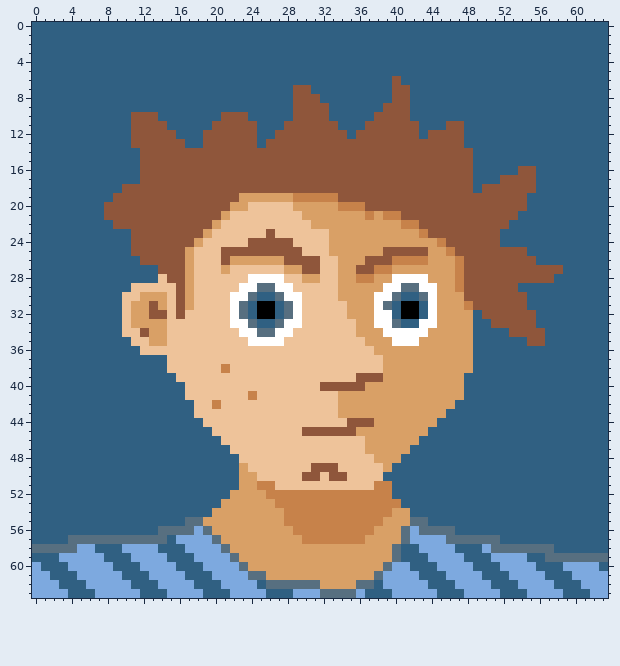
Edited in one commit: pixel-art sprite (Portrait2.png). The picture above is the old version.
The file is 64x64 pixels.
After the commit:
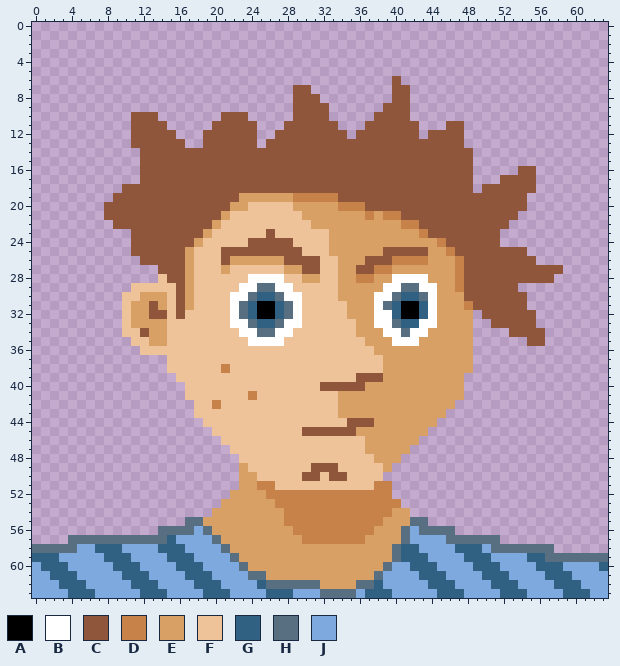
Palette (. is transparent): A #000000  B #ffffff  C #8f563b  D #c7824a  E #d9a066  F #eec39a  G #306082  H #576f80  J #7da9df
Changes in this commit:
y 0..5: x 0..63 GGGGGGGGGGGGGGGGGGGGGGGGGGGGGGGGGGGGGGGGGGGGGGGGGGGGGGGGGGGGGGGG -> ................................................................
y 6: x 0..39 GGGGGGGGGGGGGGGGGGGGGGGGGGGGGGGGGGGGGGGG -> ........................................; x 41..63 GGGGGGGGGGGGGGGGGGGGGGG -> .......................
y 7: x 0..28 GGGGGGGGGGGGGGGGGGGGGGGGGGGGG -> .............................; x 31..39 GGGGGGGGG -> .........; x 42..63 GGGGGGGGGGGGGGGGGGGGGG -> ......................
y 8: x 0..28 GGGGGGGGGGGGGGGGGGGGGGGGGGGGG -> .............................; x 32..39 GGGGGGGG -> ........; x 42..63 GGGGGGGGGGGGGGGGGGGGGG -> ......................
y 9: x 0..28 GGGGGGGGGGGGGGGGGGGGGGGGGGGGG -> .............................; x 33..38 GGGGGG -> ......; x 42..63 GGGGGGGGGGGGGGGGGGGGGG -> ......................
y 10: x 0..10 GGGGGGGGGGG -> ...........; x 14..20 GGGGGGG -> .......; x 24..28 GGGGG -> .....; x 33..37 GGGGG -> .....; x 42..63 GGGGGGGGGGGGGGGGGGGGGG -> ......................
y 11: x 0..10 GGGGGGGGGGG -> ...........; x 15..19 GGGGG -> .....; x 25..27 GGG -> ...; x 34..36 GGG -> ...; x 43..45 GGG -> ...; x 48..63 GGGGGGGGGGGGGGGG -> ................
y 12: x 0..10 GGGGGGGGGGG -> ...........; x 16..18 GGG -> ...; x 25..26 GG -> ..; x 35 G -> .; x 43 G -> .; x 48..63 GGGGGGGGGGGGGGGG -> ................
y 13: x 0..10 GGGGGGGGGGG -> ...........; x 17..18 GG -> ..; x 25 G -> .; x 48..63 GGGGGGGGGGGGGGGG -> ................
y 14..15: x 0..11 GGGGGGGGGGGG -> ............; x 49..63 GGGGGGGGGGGGGGG -> ...............
y 16: x 0..11 GGGGGGGGGGGG -> ............; x 49..53 GGGGG -> .....; x 56..63 GGGGGGGG -> ........
y 17: x 0..11 GGGGGGGGGGGG -> ............; x 49..51 GGG -> ...; x 56..63 GGGGGGGG -> ........
y 18: x 0..9 GGGGGGGGGG -> ..........; x 49 G -> .; x 56..63 GGGGGGGG -> ........
y 19: x 0..8 GGGGGGGGG -> .........; x 55..63 GGGGGGGGG -> .........
y 20: x 0..7 GGGGGGGG -> ........; x 55..63 GGGGGGGGG -> .........
y 21: x 0..7 GGGGGGGG -> ........; x 54..63 GGGGGGGGGG -> ..........
y 22: x 0..8 GGGGGGGGG -> .........; x 53..63 GGGGGGGGGGG -> ...........
y 23..24: x 0..10 GGGGGGGGGGG -> ...........; x 52..63 GGGGGGGGGGGG -> ............
y 25: x 0..10 GGGGGGGGGGG -> ...........; x 55..63 GGGGGGGGG -> .........
y 26: x 0..11 GGGGGGGGGGGG -> ............; x 56..63 GGGGGGGG -> ........
y 27: x 0..13 GGGGGGGGGGGGGG -> ..............; x 59..63 GGGGG -> .....
y 28: x 0..13 GGGGGGGGGGGGGG -> ..............; x 58..63 GGGGGG -> ......
y 29: x 0..10 GGGGGGGGGGG -> ...........; x 54..63 GGGGGGGGGG -> ..........
y 30..31: x 0..9 GGGGGGGGGG -> ..........; x 55..63 GGGGGGGGG -> .........
y 32: x 0..9 GGGGGGGGGG -> ..........; x 49 G -> .; x 56..63 GGGGGGGG -> ........
y 33: x 0..9 GGGGGGGGGG -> ..........; x 49..50 GG -> ..; x 56..63 GGGGGGGG -> ........
y 34: x 0..9 GGGGGGGGGG -> ..........; x 41 B -> H; x 49..52 GGGG -> ....; x 57..63 GGGGGGG -> .......
y 35: x 0..10 GGGGGGGGGGG -> ...........; x 49..54 GGGGGG -> ......; x 57..63 GGGGGGG -> .......
y 36: x 0..11 GGGGGGGGGGGG -> ............; x 49..63 GGGGGGGGGGGGGGG -> ...............
y 37..38: x 0..14 GGGGGGGGGGGGGGG -> ...............; x 49..63 GGGGGGGGGGGGGGG -> ...............
y 39: x 0..15 GGGGGGGGGGGGGGGG -> ................; x 48..63 GGGGGGGGGGGGGGGG -> ................
y 40..41: x 0..16 GGGGGGGGGGGGGGGGG -> .................; x 48..63 GGGGGGGGGGGGGGGG -> ................
y 42: x 0..17 GGGGGGGGGGGGGGGGGG -> ..................; x 47..63 GGGGGGGGGGGGGGGGG -> .................
y 43: x 0..17 GGGGGGGGGGGGGGGGGG -> ..................; x 46..63 GGGGGGGGGGGGGGGGGG -> ..................
y 44: x 0..18 GGGGGGGGGGGGGGGGGGG -> ...................; x 45..63 GGGGGGGGGGGGGGGGGGG -> ...................
y 45: x 0..19 GGGGGGGGGGGGGGGGGGGG -> ....................; x 44..63 GGGGGGGGGGGGGGGGGGGG -> ....................
y 46: x 0..20 GGGGGGGGGGGGGGGGGGGGG -> .....................; x 43..63 GGGGGGGGGGGGGGGGGGGGG -> .....................
y 47: x 0..21 GGGGGGGGGGGGGGGGGGGGGG -> ......................; x 42..63 GGGGGGGGGGGGGGGGGGGGGG -> ......................
y 48: x 0..22 GGGGGGGGGGGGGGGGGGGGGGG -> .......................; x 41..63 GGGGGGGGGGGGGGGGGGGGGGG -> .......................
y 49: x 0..22 GGGGGGGGGGGGGGGGGGGGGGG -> .......................; x 40..63 GGGGGGGGGGGGGGGGGGGGGGGG -> ........................
y 50: x 0..22 GGGGGGGGGGGGGGGGGGGGGGG -> .......................; x 39..63 GGGGGGGGGGGGGGGGGGGGGGGGG -> .........................
y 51: x 0..22 GGGGGGGGGGGGGGGGGGGGGGG -> .......................; x 40..63 GGGGGGGGGGGGGGGGGGGGGGGG -> ........................
y 52: x 0..21 GGGGGGGGGGGGGGGGGGGGGG -> ......................; x 40..63 GGGGGGGGGGGGGGGGGGGGGGGG -> ........................
y 53: x 0..20 GGGGGGGGGGGGGGGGGGGGG -> .....................; x 41..63 GGGGGGGGGGGGGGGGGGGGGGG -> .......................
y 54: x 0..19 GGGGGGGGGGGGGGGGGGGG -> ....................; x 42..63 GGGGGGGGGGGGGGGGGGGGGG -> ......................
y 55: x 0..16 GGGGGGGGGGGGGGGGG -> .................; x 44..63 GGGGGGGGGGGGGGGGGGGG -> ....................
y 56: x 0..13 GGGGGGGGGGGGGG -> ..............; x 47..63 GGGGGGGGGGGGGGGGG -> .................
y 57: x 0..3 GGGG -> ....; x 52..63 GGGGGGGGGGGG -> ............
y 58: x 58..63 GGGGGG -> ......
